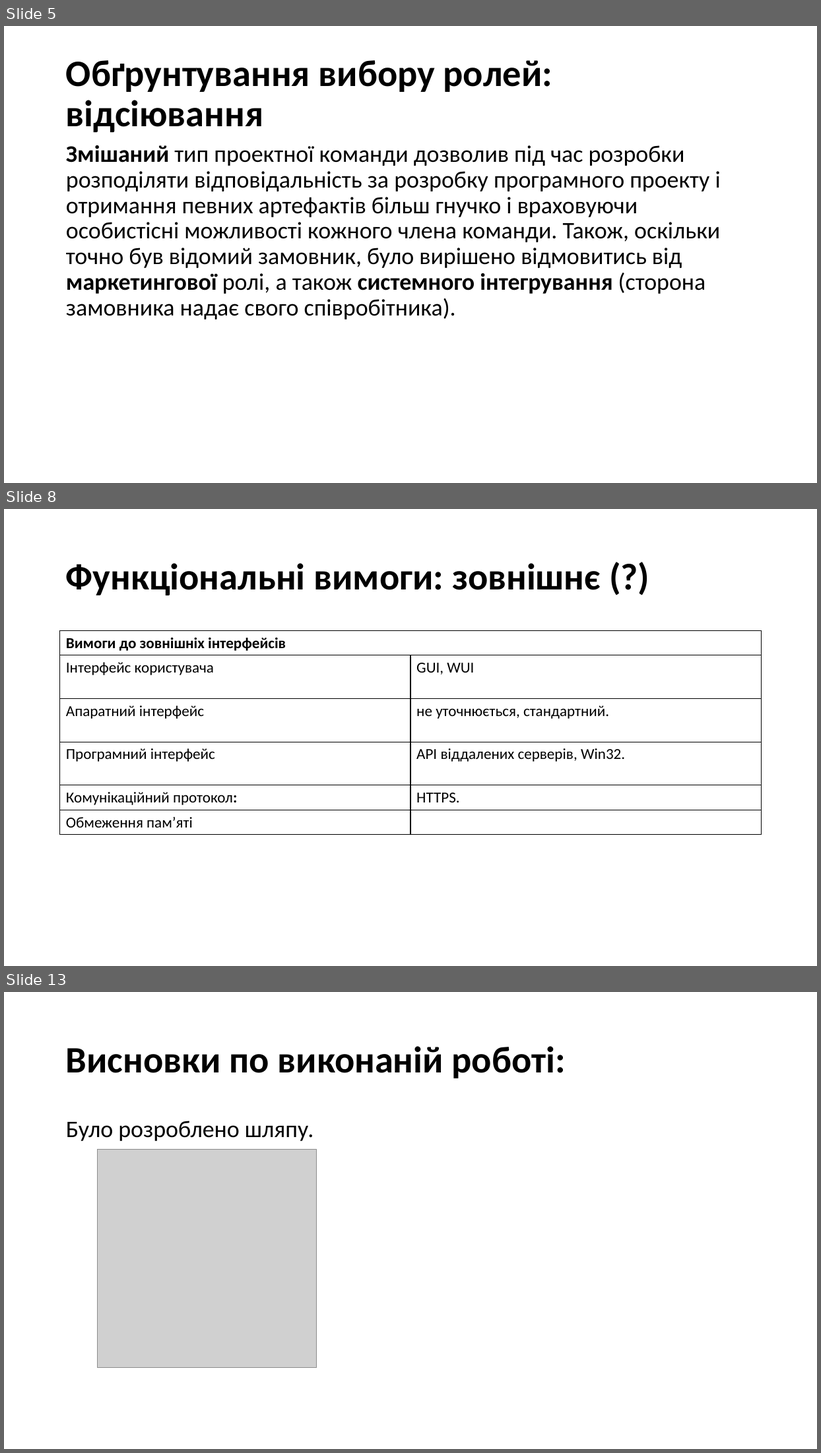
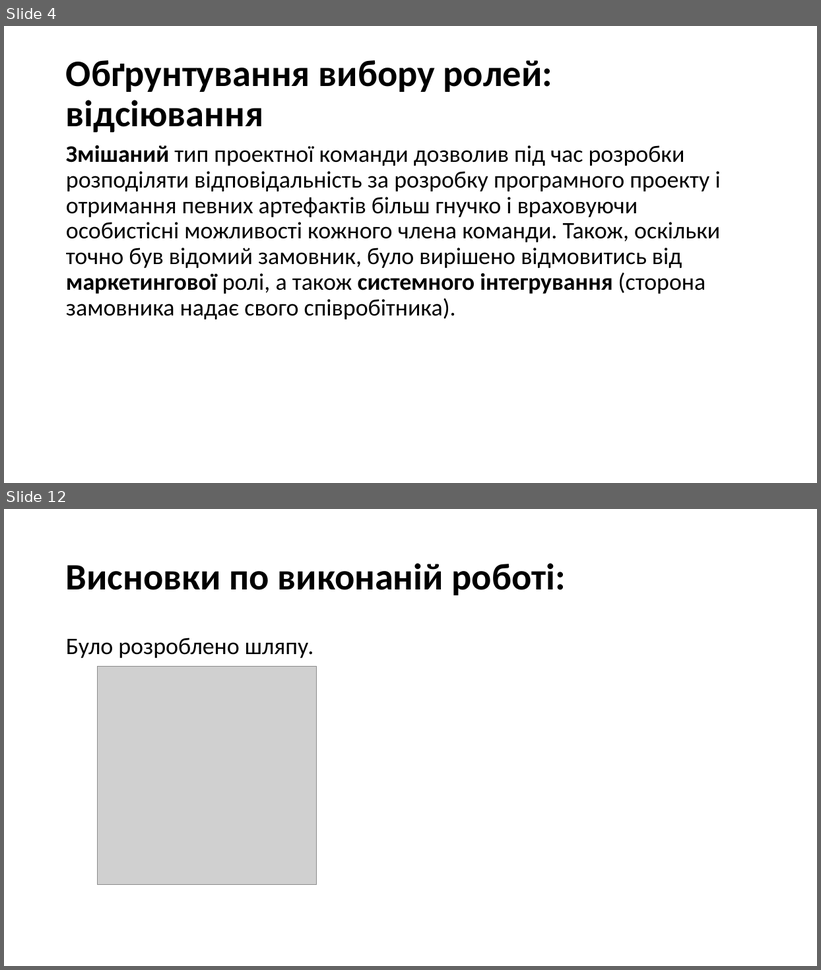
Before and after one commit to d3mage/elektronna_kafedra, a slide deck: elektronna_kafedra.pptx. Shown one above the other, each under a label of ours: slides 5, 8 and 13 before the commit, slides 4 and 12 after it; the slides between them are not shown. The pictures are 821x1453 and 821x970 pixels, drawn with LibreOffice and Linux fonts; fonts in the diff are those of the drawing; grey boxes stand for pictures. Boxes give left, top, right and bottom in pixels: in the first picture for what was removed or moved away, otherwise in the second. Text is boxed around its words. In the diff, an @@ line names an element or a change of style, - is before the commit and + after.

```diff
--- a/elektronna_kafedra.pptx
+++ b/elektronna_kafedra.pptx
@@ slide 8 removed at (4, 509, 817, 966), background #FFFFFF @@
@@ title removed at (66, 563, 601, 595) @@
-Функціональні вимоги: зовнішнє (?)
@@ table removed at (60, 631, 762, 834), 6 rows, 2 columns @@
-Вимоги до зовнішніх інтерфейсів | 
-Інтерфейс користувача | GUI, WUI
-Апаратний інтерфейс | не уточнюється, стандартний.
-Програмний інтерфейс | API віддалених серверів, Win32.
-Комунікаційний протокол: | HTTPS.
-Обмеження пам’яті | 
@@ what was slide 5 is now slide 4 @@
@@ what was slide 13 is now slide 12 @@
```
Also in this commit, not shown: 4 slides changed, 2 other files.
